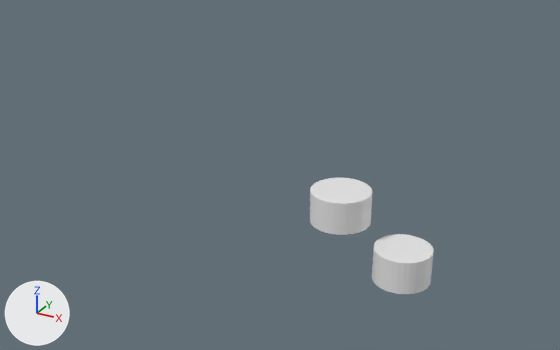
A saved change to the Blender file BikeRackPipeEnd.blend.
The view is the same before and after, from a camera (50 mm lens) standing at (208.0, -470.0, 253.0) and looking at (-67.0, 30.0, 4.0). Every picture has the same lights, and +X, +Y and +Z are marked at lower left.
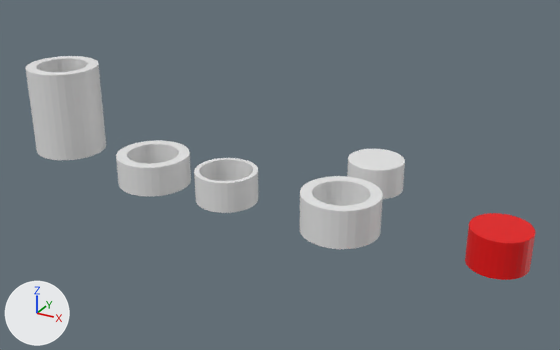
The change, as a diff of the scene's bpy script:
```diff
--- a/BikeRackPipeEnd.blend.py
+++ b/BikeRackPipeEnd.blend.py
@@ mat_material_001 @@
+mat_material_001 = principled_material('Material.001')
+mat_material_001.base_color = (0.8, 0.0, 0.000472)  # red #e70002
@@ me_cylinder @@
 me_cylinder.from_pydata(...)  # 64 vertices, 34 faces; spans x -1.0..1.0, y -1.0..1.0, z -1.0..1.0
+me_cylinder.materials.append(mat_material_001)  # red #e70002
@@ me_cylinder_005 @@
+me_cylinder_005.from_pydata(...)  # 128 vertices, 68 faces; spans x -1.0..1.0, y -1.0..1.0, z -1.0..5.0
@@ me_cylinder_004 @@
+me_cylinder_004.from_pydata(...)  # 128 vertices, 68 faces; spans x -1.0..1.0, y -1.0..1.0, z -1.0..1.0
@@ me_cylinder_003 @@
+me_cylinder_003.from_pydata(...)  # 128 vertices, 68 faces; spans x -1.0..1.0, y -1.0..1.0, z -1.0..1.0
@@ me_cylinder_002 @@
+me_cylinder_002.from_pydata(...)  # 128 vertices, 68 faces; spans x -1.0..1.0, y -1.0..1.0, z -1.0..1.0
@@ ob_cylinder @@
 ob_cylinder = bpy.data.objects.new('Cylinder', me_cylinder)
-ob_cylinder.location = (50.0, 0.0, -30.0)
-ob_cylinder.scale = (21.2, 21.2, 12.5)
+ob_cylinder.location = (116.3, 0.0, 2.2)
+ob_cylinder.scale = (21.2, 21.2, 13.5)
@@ ob_cylinder_001 @@
 ob_cylinder_001 = bpy.data.objects.new('Cylinder.001', me_cylinder_001)
-ob_cylinder_001.location = (0.0, 0.0, 5.0)
+ob_cylinder_001.location = (0.0, 66.7, 5.0)
 ob_cylinder_001.scale = (22.5, 22.5, 12.5)
@@ ob_cylinder_005 @@
+ob_cylinder_005 = bpy.data.objects.new('Cylinder.005', me_cylinder_005)
+ob_cylinder_005.location = (-263.5, 3.6, 11.3)
+ob_cylinder_005.scale = (30.0, 30.0, 12.5)
@@ ob_cylinder_004 @@
+ob_cylinder_004 = bpy.data.objects.new('Cylinder.004', me_cylinder_004)
+ob_cylinder_004.location = (0.0, 0.0, 0.0)
+ob_cylinder_004.scale = (30.0, 30.0, 15.0)
@@ ob_cylinder_003 @@
+ob_cylinder_003 = bpy.data.objects.new('Cylinder.003', me_cylinder_003)
+ob_cylinder_003.location = (-170.0, 0.0, 0.0)
+ob_cylinder_003.scale = (30.0, 30.0, 12.5)
@@ ob_cylinder_002 @@
+ob_cylinder_002 = bpy.data.objects.new('Cylinder.002', me_cylinder_002)
+ob_cylinder_002.location = (-98.7, 0.0, 0.0)
+ob_cylinder_002.scale = (25.0, 25.0, 12.5)
```

Where the change shows, as pixel boxes [x1, y1, x2, y2] in the pictures (560 x 350 px):
'Cylinder', recoloured, moved, rescaled (13% wider, 11% taller)
    before: [372, 234, 434, 294]
    after: [465, 213, 535, 280]
'Cylinder.005', added
    after: [26, 56, 106, 160]
'Cylinder.004', added
    after: [300, 176, 383, 249]
'Cylinder.001', moved
    before: [310, 178, 372, 235]
    after: [347, 149, 405, 199]
'Cylinder.003', added
    after: [116, 140, 191, 196]
'Cylinder.002', added
    after: [194, 158, 258, 213]
